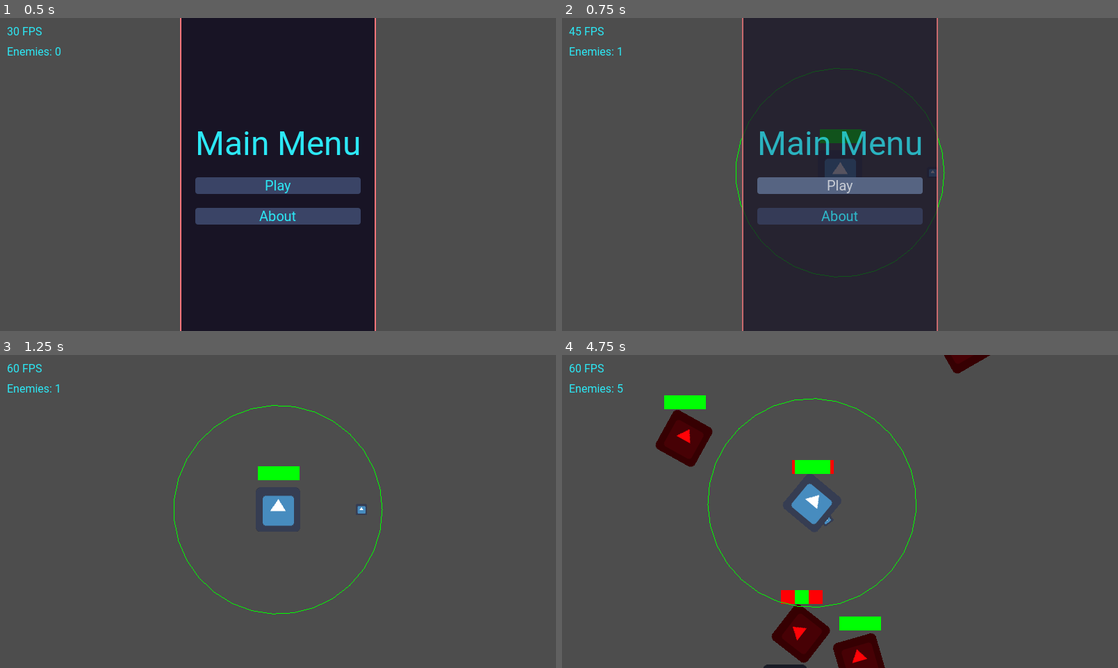
Above: before the commit, frames 1-4 (two rows, left to right).
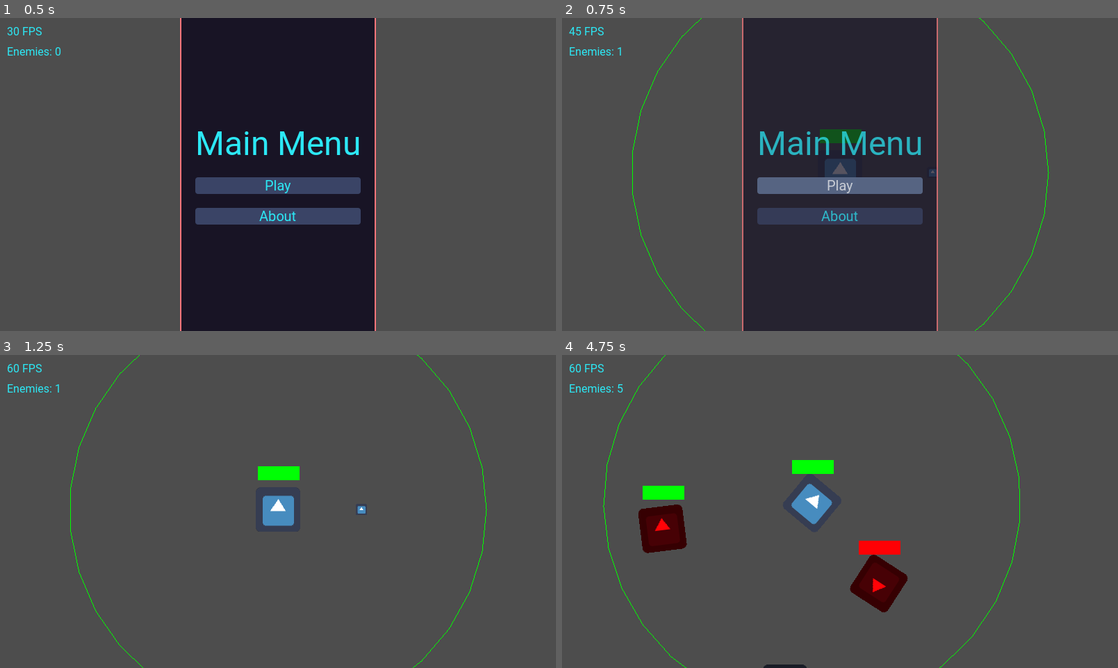
Above: after the commit, the same moments.

Repository: Bloodyaugust/ld-54
Game: Godot game, scene res://scenes/main.tscn
The game is run twice, just before and just after one commit, with the same random seed, the same clock (stepped at 60 frames per second) and the same inputs. The engine's default icon, where the game draws it, is replaced by a stand-in: a white triangle on a blue panel in a dark square.
Inputs (mouse positions are in pixels of both pictures, inside the frame that each line leads up to):
- Up to frame 1 (0.5 s): no input
- Up to frame 2 (0.75 s): click "Play" at 0.5 s
- Up to frame 3 (1.25 s): no input
- Up to frame 4 (4.75 s): tap Enter at 1.25 s; move the mouse to (962, 495) at 1.27 s; hold Right (ui_right) 1.28-2 s; click (962, 495) at 1.42 s; drag from (728, 527) to (584, 505) at 2.02 s; move the mouse to (895, 442) at 2.77 s; hold Right (ui_right) 2.78-3.5 s; drag from (812, 574) to (701, 655) at 3.52 s; move the mouse to (1006, 558) at 4.27 s; hold Left (ui_left) from 4.28 s (still down)

Frame 1 is identical in both runs. In frame 2, 0.5% of the frame differs, in the area x 12-88%, y 0-100%; in frame 3, 0.5%; in frame 4, 7.8%, in the area x 7-83%, y 0-100%.

Commit message:
Further tweaking of balance
- Fix enemies spawning too close to origin

Diff:
--- a/actors/Projectile.gd
+++ b/actors/Projectile.gd
@@ -32,6 +32,8 @@
     global_translate(Vector2(speed * delta * cos(global_rotation), speed * delta * sin(global_rotation)))
 
 func _ready():
+  _area2D.area_entered.connect(_on_area2D_area_entered)
+
   if team == 1:
     _area2D.set_collision_layer_value(1, true)
     _area2D.set_collision_layer_value(2, false)
--- a/actors/enemies/BasicKamikaze.tscn
+++ b/actors/enemies/BasicKamikaze.tscn
@@ -1,7 +1,8 @@
-[gd_scene load_steps=3 format=3 uid="uid://c5key3a0qe5jr"]
+[gd_scene load_steps=4 format=3 uid="uid://c5key3a0qe5jr"]
 
 [ext_resource type="Script" path="res://scripts/controllers/EnemyController.gd" id="1_0dxtj"]
 [ext_resource type="PackedScene" uid="uid://couplwfrtf7s6" path="res://actors/Ship.tscn" id="1_lv23b"]
+[ext_resource type="Resource" uid="uid://cifgmmymjs6xl" path="res://data/modules/basic_engine.tres" id="3_kt3px"]
 
 [node name="Enemy" type="Node2D"]
 script = ExtResource("1_0dxtj")
@@ -9,6 +10,7 @@
 [node name="Ship" parent="." groups=["enemies"] instance=ExtResource("1_lv23b")]
 unique_name_in_owner = true
 position = Vector2(96, -40)
+starting_modules = Array[Resource("res://data/module.gd")]([ExtResource("3_kt3px")])
 team = 2
 
 [node name="Sprite2D" parent="Ship" index="0"]
--- a/data/modules/basic_cannon.tres
+++ b/data/modules/basic_cannon.tres
@@ -6,7 +6,7 @@
 [resource]
 script = ExtResource("1_unh2b")
 projectile_scene = ExtResource("1_xjbcr")
-range = 150.0
+range = 300.0
 reload_time = 0.5
 structural_integrity = 1.0
 thrust = 0.0
--- a/scripts/controllers/SpawnController.gd
+++ b/scripts/controllers/SpawnController.gd
@@ -14,7 +14,7 @@
   if _time_to_spawn <= 0.0:
     var _new_enemy: Node2D = ENEMY_SCENES.pick_random().instantiate()
 
-    _new_enemy.global_position = Vector2(randf_range(500.0, 800.0) * -1 if randf() >= 0.5 else 1, randf_range(500.0, 800.0) * -1 if randf() >= 0.5 else 1)
+    _new_enemy.global_position = Vector2.from_angle(randf_range(-PI, PI)) * randf_range(500.0, 1000.0)
     $"../".add_child(_new_enemy)
 
     _time_to_spawn = spawn_interval
